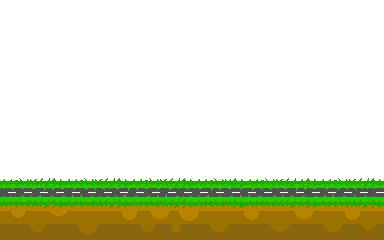
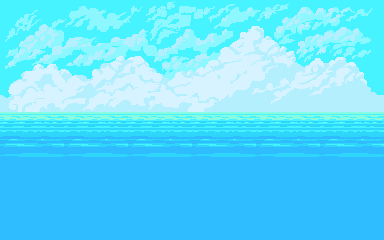
Comparing the layer stacks of the two 384x240 images. Changes:
hid "Layer 2" over [0, 178, 384, 208]
hid "Layer 3" over [8, 192, 384, 193]
hid "Layer 1" over [0, 185, 384, 240]
added group "Background" with 4 layers over [0, 0, 384, 240]
added layer "Layer 0" in group "Background" over [0, 0, 384, 112]
added layer "Layer 6" in group "Background" over [0, 112, 384, 129]
added layer "Layer 5" in group "Background" over [0, 129, 384, 150]
added layer "Layer 4" in group "Background" over [0, 150, 384, 240]
